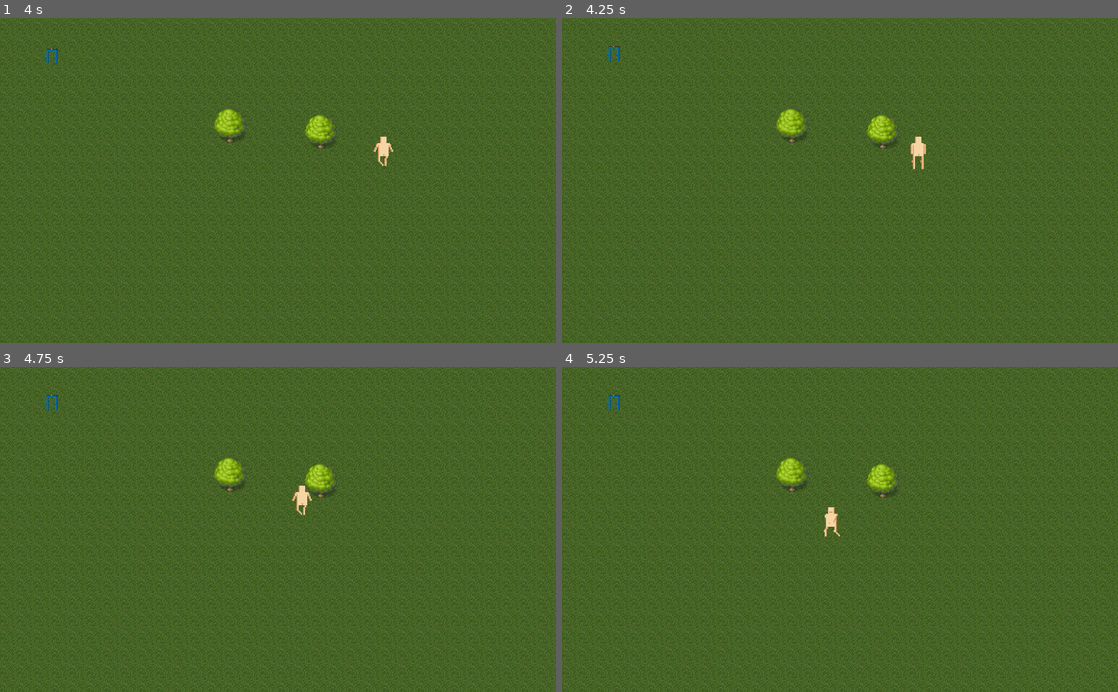
Above: before the commit, frames 1-4 (two rows, left to right).
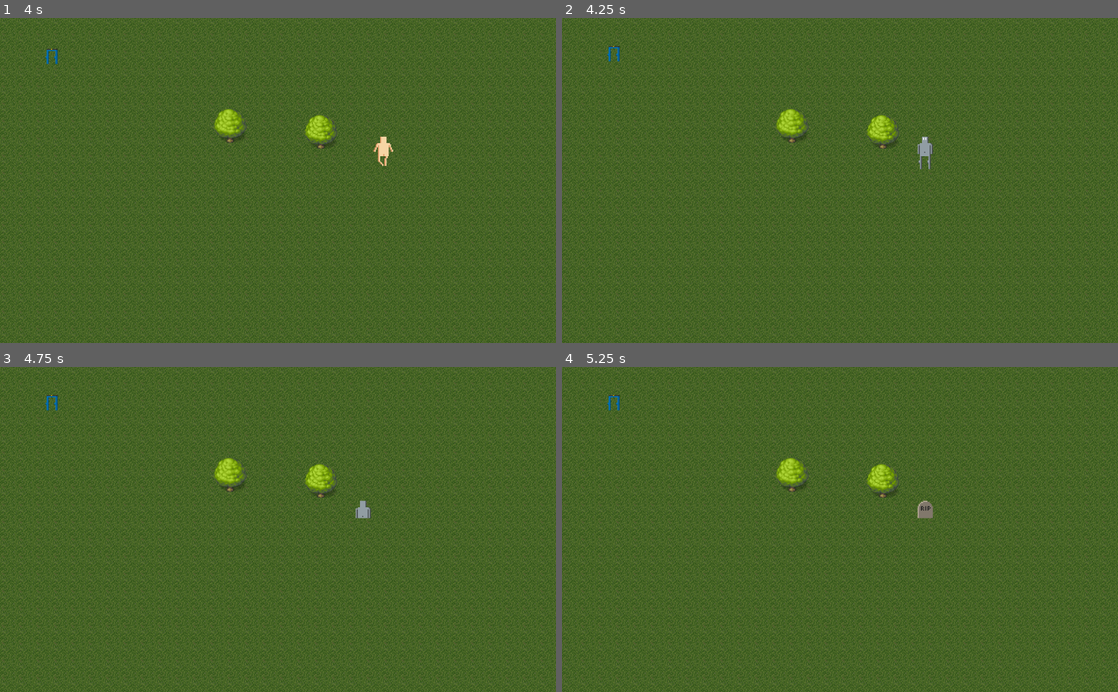
Above: after the commit, the same moments.

Repository: gvekan/ludum-dare-45
Game: Godot game, scene res://scenes/World.tscn
Same seed, same stepped clock (60 frames per second), same inputs: the game is played once before the commit and once after it.
Inputs:
- Up to frame 1 (4 s): hold Right (ui_right) 0.53-1.28 s; hold Down (ui_down) 1.28-2.03 s; hold Right (ui_right) 2.03-2.78 s; hold Up (ui_up) 2.78-3.53 s; hold Left (ui_left) from 3.53 s (still down)
- Up to frame 2 (4.25 s): keep holding Left (ui_left); tap Escape (ui_cancel) at 4.15 s
- Up to frame 3 (4.75 s): keep holding Left (ui_left)
- Up to frame 4 (5.25 s): release Left (ui_left) at 5.03 s; hold Down (ui_down) from 5.03 s (still down)

Frame 1 is identical in both runs. In frame 2, 0.3% of the frame differs, in the area x 62-67%, y 36-47%; in frame 3, 0.3%; in frame 4, 0.3%, in the area x 47-67%, y 41-53%.

Commit message:
Added dead animation

Diff:
--- a/scenes/Characters/Player/Player.gd
+++ b/scenes/Characters/Player/Player.gd
@@ -3,8 +3,19 @@
 var last_horizontal_input = ""
 var last_vertical_input = ""
 
+var is_dead = false
+
 # Called every frame. 'delta' is the elapsed time since the previous frame.
 func _physics_process(delta):
+	if is_dead:
+		return
+	if Input.is_action_just_pressed("ui_cancel"):
+		is_dead = true
+		for ca in character_animations:
+			ca.visible = false
+			ca.get_node("AnimationPlayer").stop()
+		$DeadSprite.visible = true
+		$DeadAnimationPlayer.play("default")
 	if Input.is_action_just_pressed("ui_left"):
 		last_horizontal_input = "ui_left"
 	elif Input.is_action_just_pressed("ui_right"):
--- a/scenes/Characters/Player/Player.tscn
+++ b/scenes/Characters/Player/Player.tscn
@@ -1,7 +1,35 @@
-[gd_scene load_steps=3 format=2]
+[gd_scene load_steps=5 format=2]
 
 [ext_resource path="res://scenes/Characters/Character.tscn" type="PackedScene" id=1]
 [ext_resource path="res://scenes/Characters/Player/Player.gd" type="Script" id=2]
+[ext_resource path="res://assets/characters/dead-man.png" type="Texture" id=3]
 
-[node name="Player" instance=ExtResource( 1 )]
+[sub_resource type="Animation" id=1]
+resource_name = "default"
+length = 0.8
+tracks/0/type = "value"
+tracks/0/path = NodePath("DeadSprite:frame")
+tracks/0/interp = 1
+tracks/0/loop_wrap = true
+tracks/0/imported = false
+tracks/0/enabled = true
+tracks/0/keys = {
+"times": PoolRealArray( 0, 0.2, 0.4, 0.6 ),
+"transitions": PoolRealArray( 1, 1, 1, 1 ),
+"update": 1,
+"values": [ 0, 1, 2, 3 ]
+}
+
+[node name="Player" index="0" instance=ExtResource( 1 )]
 script = ExtResource( 2 )
+
+[node name="DeadSprite" type="Sprite" parent="." index="5"]
+visible = false
+scale = Vector2( 2, 2 )
+texture = ExtResource( 3 )
+vframes = 2
+hframes = 2
+frame = 3
+
+[node name="DeadAnimationPlayer" type="AnimationPlayer" parent="." index="6"]
+anims/default = SubResource( 1 )
Binary file added: assets/characters/dead-man.png
Not shown, added: assets/characters/dead-man.png.import
Not shown, added: assets/characters/dead-man-20191006-104435.piskel
